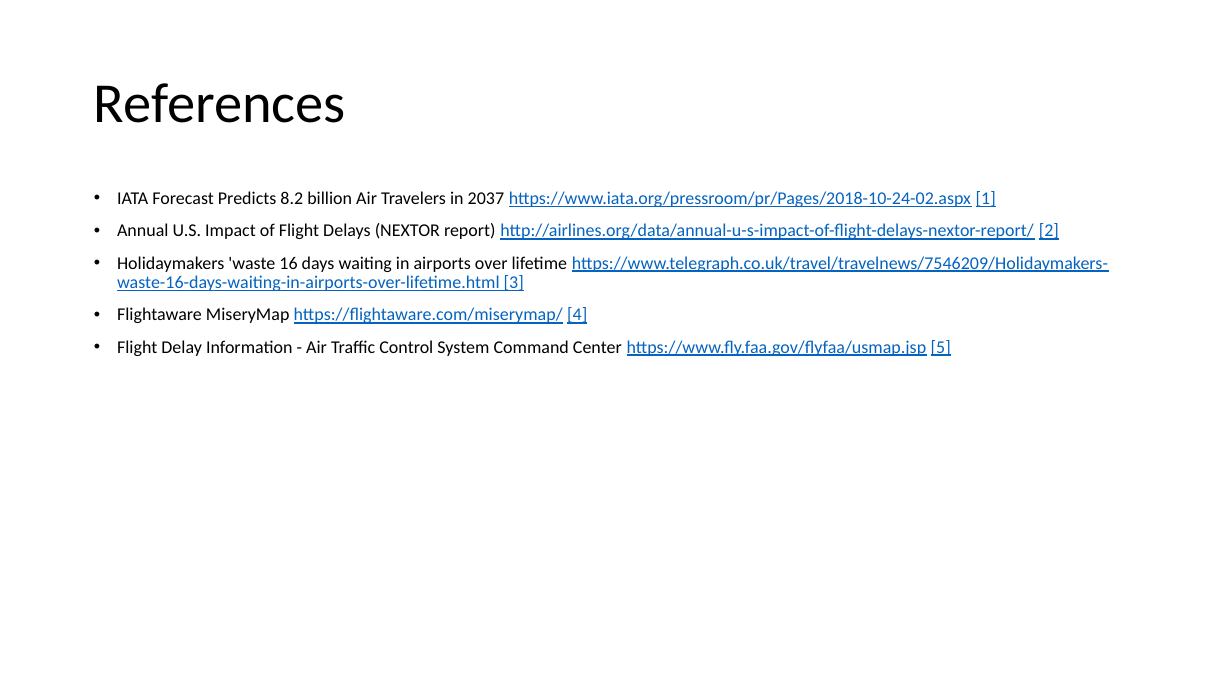
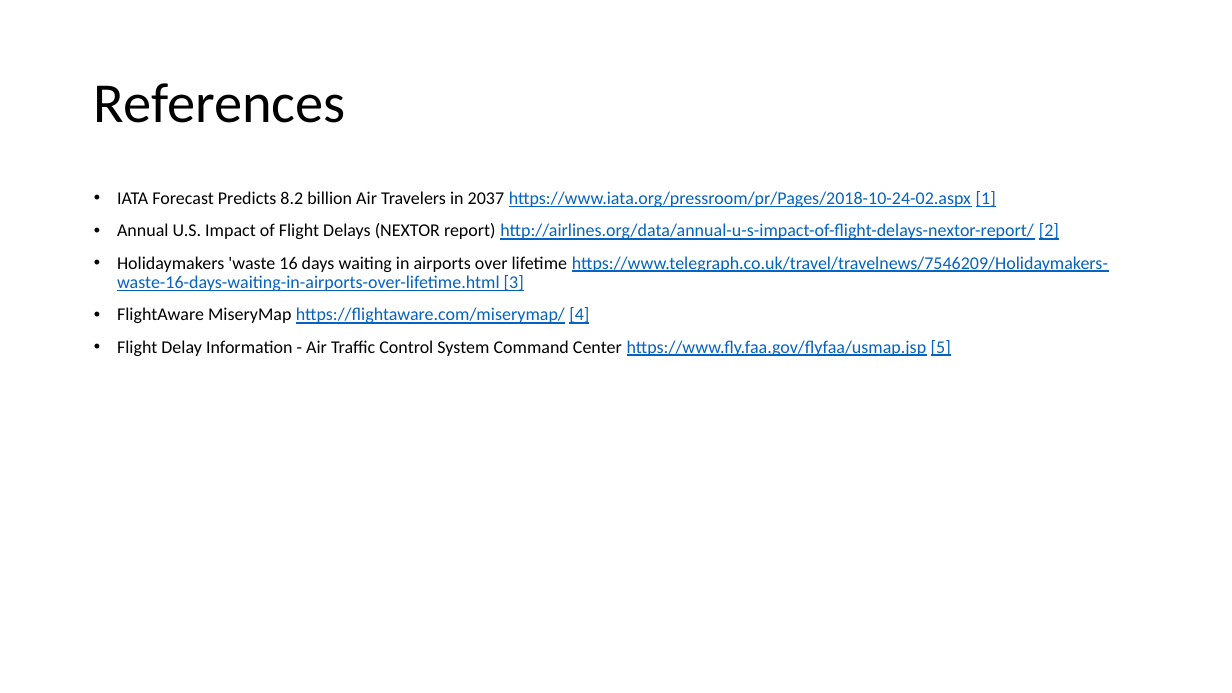
Before and after one commit to psiddam/awsSummer19Project, a slide deck: slide 21 of branch1/ProjectPresentation.pptx (slide 10 before the commit). Drawn at 1232x693 pixels with LibreOffice and Linux fonts; fonts in the diff are those of the drawing. Boxes give left, top, right and bottom in pixels: in the first picture for what was removed or moved away, otherwise in the second. Text is boxed around its words. In the diff, an @@ line names an element or a change of style, - is before the commit and + after.

```diff
--- a/branch1/ProjectPresentation.pptx
+++ b/branch1/ProjectPresentation.pptx
@@ text at box(117, 307, 589, 324): text changed @@
-• Flightaware MiseryMap https://flightaware.com/miserymap/ [4]
+• FlightAware MiseryMap https://flightaware.com/miserymap/ [4]
```
Also in this commit, not shown: 4 other slides changed, 13 slides added, 2 slides removed.
